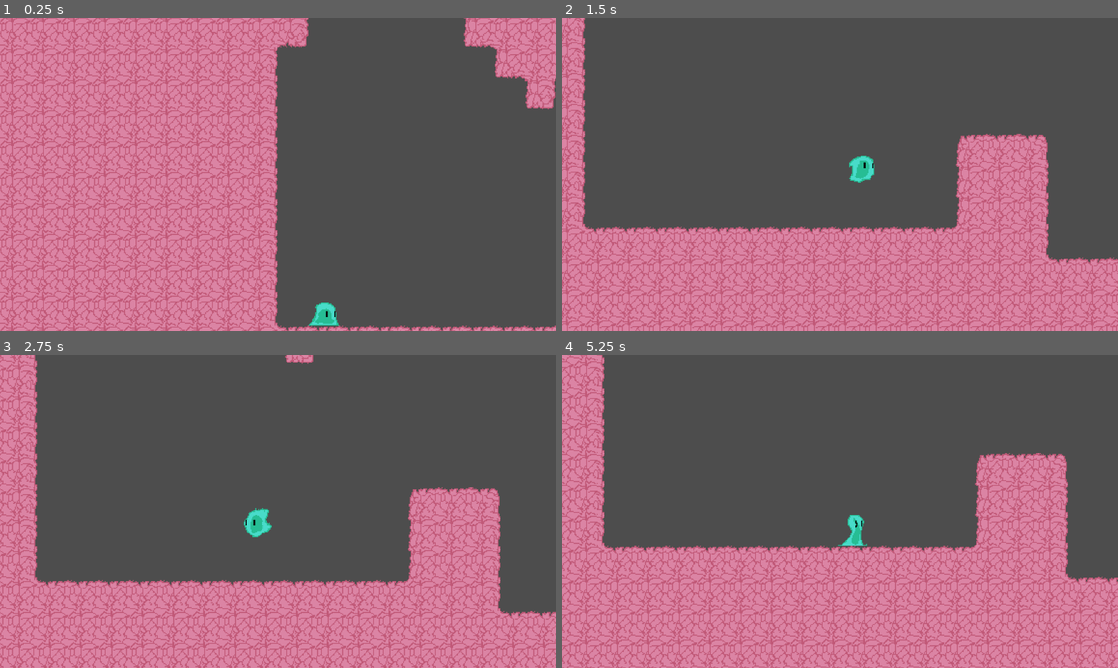
Above: before the commit, frames 1-4 (two rows, left to right).
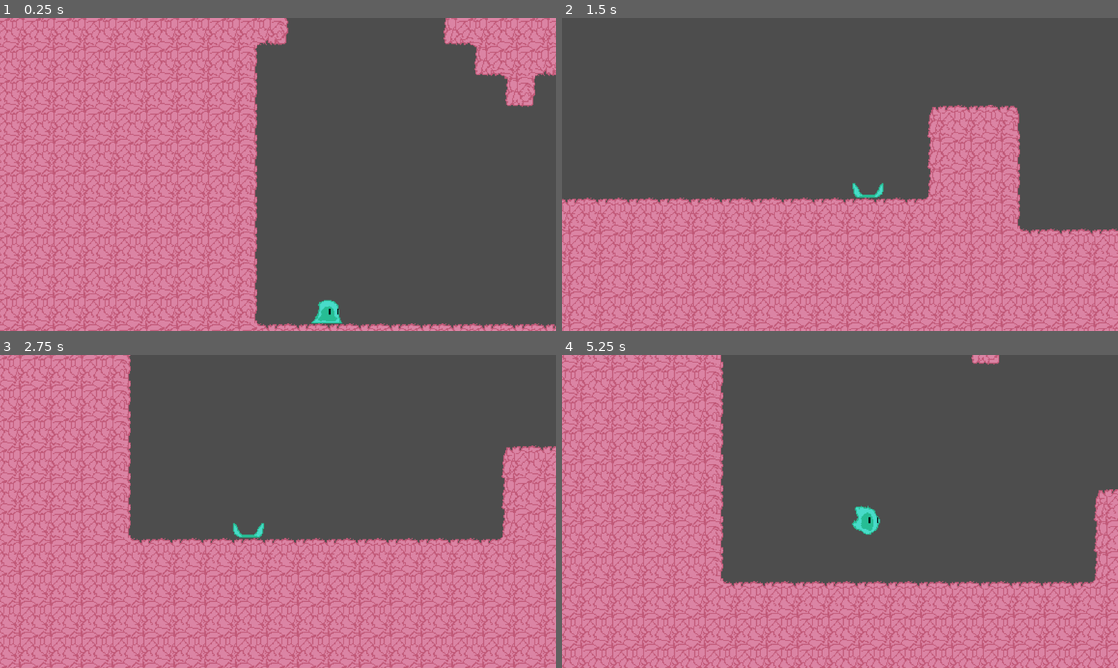
Above: after the commit, the same moments.

Repository: HeyItsEquin/Platformer
Game: Godot game, scene res://Game.tscn
Same seed, same stepped clock (60 frames per second), same inputs: the game is played once before the commit and once after it.
Inputs:
- Up to frame 1 (0.25 s): no input
- Up to frame 2 (1.5 s): hold Ctrl (burrow) 0.53-1.28 s; hold D (move_right) from 0.53 s (still down); tap W (move_up) at 0.77, 0.8, 1.07, 1.35 s
- Up to frame 3 (2.75 s): tap W (move_up) at 1.52, 1.82, 2.3 s; tap Ctrl (burrow) at 1.55 s; release D (move_right) at 2.03 s; hold A (move_left) from 2.03 s (still down); hold Ctrl (burrow) from 2.03 s (still down)
- Up to frame 4 (5.25 s): release A (move_left) at 2.78 s; release Ctrl (burrow) at 2.78 s; hold D (move_right) 2.78-4.28 s; tap Ctrl (burrow) at 2.85, 4.35 s; tap W (move_up) at 3.02, 3.32, 3.6, 3.77, 4.07, 4.52, 4.82 s; hold A (move_left) 4.28-5.03 s; hold D (move_right) from 5.03 s (still down); hold Ctrl (burrow) from 5.03 s (still down)

The runs differ from the first frame. In frame 1, 24% of the frame differs, in the area x 0-100%, y 0-100%; in frame 2, 28%; in frame 3, 40%; in frame 4, 40%.

Commit message:
For compat, forgot what I did

Diff:
--- a/Game.tscn
+++ b/Game.tscn
@@ -1,6 +1,17 @@
 [gd_scene format=3 uid="uid://hc2hxbn5nags"]
 
 [ext_resource type="Script" uid="uid://0fobrf6syak7" path="res://game.gd" id="1_sb48q"]
+[ext_resource type="PackedScene" uid="uid://c1ytbl50qg2aq" path="res://Scenes/Player/player.tscn" id="2_sb48q"]
+[ext_resource type="PackedScene" uid="uid://b8ex4a2fjgkif" path="res://Scenes/Camera/Camera.tscn" id="3_t88pq"]
+[ext_resource type="PackedScene" uid="uid://ccmeoeru88kip" path="res://Scenes/Level1/Level1.tscn" id="4_r0x5m"]
 
 [node name="Game" type="Node2D" unique_id=44623282]
 script = ExtResource("1_sb48q")
+
+[node name="Player" parent="." unique_id=696115482 instance=ExtResource("2_sb48q")]
+position = Vector2(432, 640)
+
+[node name="Camera" parent="." unique_id=1163935152 node_paths=PackedStringArray("follow_target") instance=ExtResource("3_t88pq")]
+follow_target = NodePath("../Player")
+
+[node name="Level1" parent="." unique_id=709307873 instance=ExtResource("4_r0x5m")]
--- a/Scenes/Level1/Level1.tscn
+++ b/Scenes/Level1/Level1.tscn
@@ -50,6 +50,8 @@
 [sub_resource type="TileSet" id="TileSet_mc20k"]
 tile_size = Vector2i(32, 32)
 physics_layer_0/collision_layer = 1
+custom_data_layer_0/name = "burrowable"
+custom_data_layer_0/type = 1
 sources/1 = SubResource("TileSetAtlasSource_kyxg0")
 
 [node name="Level1" type="Node2D" unique_id=709307873]
--- a/Scenes/Player/player.gd
+++ b/Scenes/Player/player.gd
@@ -1,10 +1,10 @@
 extends CharacterBody2D
-
-signal scene_loaded(player: CharacterBody2D)
 
 @export var move_speed = 400.0
 @export var burrow_move_speed = 200.0 # Movement speed while burrowed
-@export var jump_force = 500
+@export var jump_force_standard = 500
+@export var jump_force_burrowed = 700 # Jump force when jumping out of a burrow
+@export var jump_force = jump_force_standard
 @export var jump_cut_multiplier = 0.5 #Multiplier for gravity when a jump is cut off
 @export var fall_gravity_multiplier = 1.8 # Gravitational multiplier when falling from a jump
 @export var collision_height_jumping = 32.0 # Hitbox height whilst jumping
@@ -25,10 +25,12 @@
 var jump_state = JumpState.NONE # Current stage of the jump, 'NONE' means not jumping. For use in animations
 
 var should_move = true # Can the player currently move
+var should_jump = true # Can the player currently jump
 
 const JUMP_APEX_THRESHOLD = 50 # The velocity threshold wherein a jump is considered at its 'apex'
 
 const TAKEOFF_FRAMES = 0 # Amount of frames that the takeoff animation has
+const TAKEOFF_FRAMES_BURROWED = 4 # Amount of frames that the takeoff (burrowed ver.) animation has
 const LANDING_FRAMES = 4 # Amount of frames the landing animation has
 const ENTER_BURROW_FRAMES = 4 # Amount of frames the enter burrow animation has
 const DROPPING_FRAMES = 4 # Amount of frames the dropping animation has
@@ -122,46 +124,73 @@
 	if Input.is_action_just_released("move_up"):
 		jump_cut()
 
+	if Input.is_action_just_pressed("move_up") and is_burrowed:
+		exit_burrow(true)
+
 	if Input.is_action_pressed("burrow"):
 		enter_burrow()
 	else:
-		exit_burrow()
-
-func jump() -> void:
-	if is_on_floor():
+		exit_burrow(false)
+
+func jump(burrowed: bool = false) -> void:
+	if is_on_floor() and should_jump:
 		velocity.y = -jump_force
 		is_jumping = true
 		jump_state = JumpState.TAKEOFF
 		state_timer = TAKEOFF_FRAMES
 
+		if burrowed:
+			velocity.y = -jump_force_burrowed
+			state_timer = TAKEOFF_FRAMES_BURROWED
+			$PlayerSprite.play("tile_exit_jump")
+
 func jump_cut() -> void:
 	if is_jumping and velocity.y < 0:
 		velocity.y *= jump_cut_multiplier
 
 func enter_burrow() -> void:
-	if is_jumping or is_burrowed: # Can't burrow while jumping and if already burrowed do nothing
+	if not can_burrow():
 		return
 
 	is_burrowing = true
 	use_burrowed_speed = true
+	should_jump = false
 	$PlayerSprite.play("enter_burrow", 1.4)
 	await $PlayerSprite.animation_finished
+	should_jump = true
 	is_burrowing = false
 	is_burrowed = true
 
-func exit_burrow() -> void:
+func can_burrow() -> bool:
+	if is_burrowed or is_burrowing:
+		return false
+
+	if is_jumping:
+		return false
+
+	return true
+
+func exit_burrow(jumped: bool) -> void:
 	if not can_exit_burrow():
 		return
 
-	is_burrowing = true
-	use_burrowed_speed = false
-	$PlayerSprite.play("enter_burrow", -1.6, true)
-	await get_tree().create_timer($PlayerSprite.sprite_frames.get_animation_speed("enter_burrow") * ENTER_BURROW_FRAMES / 60.0).timeout
-	is_burrowed = false
-	is_burrowing = false
+	if jumped:
+		is_burrowed = false
+		use_burrowed_speed = false
+		should_jump = true
+		jump(true)
+	else:
+		is_burrowing = true
+		use_burrowed_speed = false
+		should_jump = false
+		$PlayerSprite.play("enter_burrow", -1.6, true)
+		await get_tree().create_timer($PlayerSprite.sprite_frames.get_animation_speed("enter_burrow") * ENTER_BURROW_FRAMES / 60.0).timeout
+		should_jump = true
+		is_burrowed = false
+		is_burrowing = false
 
 func can_exit_burrow() -> bool:
-	return is_burrowed and not would_collide_with_size(collision_height)
+	return (is_burrowed and not is_burrowing) and not would_collide_with_size(collision_height)
 
 # Don't ask me how this works, I don't want to think about it
 func would_collide_with_size(new_height: float) -> bool:
@@ -217,6 +246,3 @@
 
 func _on_player_sprite_animation_finished() -> void:
 	pass
-
-func load_level() -> void:
-	emit_signal("scene_loaded", self)
--- a/Scenes/Player/player.tscn
+++ b/Scenes/Player/player.tscn
@@ -117,6 +117,14 @@
 atlas = ExtResource("8_urp6f")
 region = Rect2(0, 33, 32, 32)
 
+[sub_resource type="AtlasTexture" id="AtlasTexture_gk6dx"]
+atlas = ExtResource("7_ivps1")
+region = Rect2(0, 0, 32, 32)
+
+[sub_resource type="AtlasTexture" id="AtlasTexture_jhyir"]
+atlas = ExtResource("7_ivps1")
+region = Rect2(33, 0, 32, 32)
+
 [sub_resource type="SpriteFrames" id="SpriteFrames_onrkg"]
 animations = [{
 "frames": [{
@@ -251,6 +259,17 @@
 }],
 "loop": true,
 "name": &"moving",
+"speed": 5.0
+}, {
+"frames": [{
+"duration": 1.0,
+"texture": SubResource("AtlasTexture_gk6dx")
+}, {
+"duration": 1.0,
+"texture": SubResource("AtlasTexture_jhyir")
+}],
+"loop": true,
+"name": &"tile_exit_jump",
 "speed": 5.0
 }]
 
@@ -264,6 +283,5 @@
 [node name="PlayerSprite" type="AnimatedSprite2D" parent="." unique_id=1229430777]
 sprite_frames = SubResource("SpriteFrames_onrkg")
 animation = &"idle"
-frame_progress = 0.6620455
 
 [connection signal="animation_finished" from="PlayerSprite" to="." method="_on_player_sprite_animation_finished"]
--- a/game.gd
+++ b/game.gd
@@ -7,7 +7,8 @@
 const SCENE_CORE: PackedScene = preload("res://Scenes/Level3/Level3.tscn")
 
 func _ready() -> void:
-	load_level(Levels.SHELL)
+	# load_level(Levels.SHELL)
+	pass
 
 enum Levels { SHELL, PSYCH, CORE }
 func load_level(lvl: Levels) -> void:
